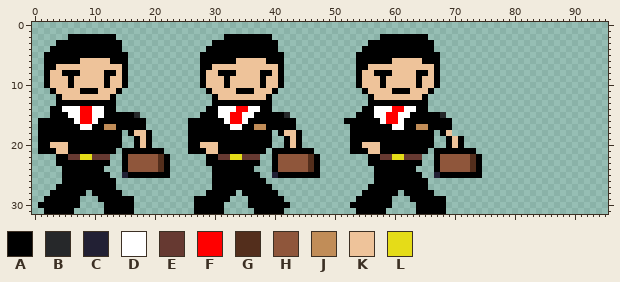
Sprite sheet, stored at assets/sprites/bossman.png. This is how it looked before the edit.
The file is 96x32 pixels.
Palette (. is transparent): A #000000  B #26282a  C #222034  D #ffffff  E #663931  F #ff0000  G #532e1c  H #8f563b  J #c18d58  K #eec39a  L #e5dc18
Pixels before (only the part around the change), first column x 41:
 6 A............AAAAAAKKKKKAAA..................
 7 A............AAKKKKKKKKKKKA..................
 8 A............AKKAAAKKKKAAKA..................
 9 A............AKKKAKKKKKAKKA..................
10 A............AKKKAKKKKKAKKA..................
11 ..............AKKKKAAAKKKA...................
12 ...............AKKKKKKKKA....................
13 ...............AAAAAAAAAA....................
14 ..............AADDDFFDDAA....................
15 AB...........AAADDFFDDAAAAAB.................
16 AAA........AAAAAADFFDAAAAAAAA................
17 AAA.........AAAAAAADDAAJJAAAA................
18 AKKA........AAAAAAAAAAAAAA.AK................
19 .AKA........AAAAAAAAAAAAAA..AKA..............
20 .AKA........AAKKKAAAAAAAAA..AKA..............
21 AAAAAA......AAAKKAAAAAAAA.AAAAAAA............
22 HHHHHGA........AAEELLEEE..AHHHHHGA...........
23 HHHHHGA........AAAAAAAAA..AHHHHHGA...........
24 HHHHHGA.........AAAAAAA...AHHHHHGA...........
25 AAAAAAA.........AAAAAAAA..CAAAAAAA...........
Once edited:
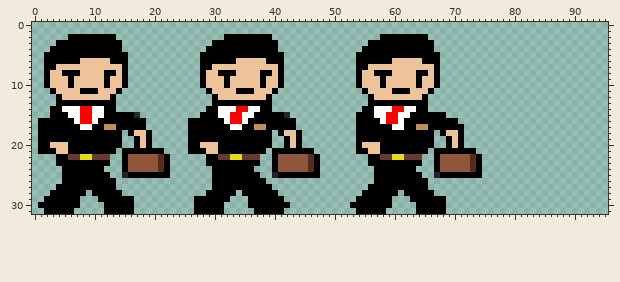
Edits made:
{"y":15,"x":68,"old":"B","new":"A"}
{"y":16,"x":52,"old":"AA","new":".."}
{"y":16,"x":70,"old":".","new":"A"}
{"y":17,"x":53,"old":"A","new":"."}
{"y":17,"x":70,"old":"..","new":"AA"}
{"y":18,"x":53,"old":"A","new":"."}
{"y":18,"x":70,"old":"..","new":"KA"}
{"y":19,"x":53,"old":"A","new":"."}
{"y":20,"x":53,"old":"A","new":"."}
{"y":21,"x":53,"old":"A","new":"."}
{"label":"changed","picture_box":[440,112,464,136]}
{"label":"erased","picture_box":[344,118,356,154]}
